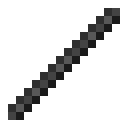
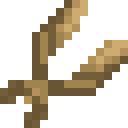
Layers edited between the first and the second w=128, h=128 image:
added layer "Pasted Layer" above "rod" over [0, 0, 128, 128]
hid "rod" over [8, 8, 120, 120]
